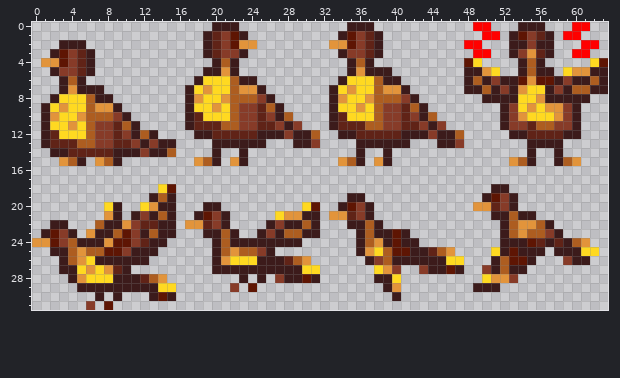
Pixel-art sprite: assets/grouse.png. Above is the file before it was changed.
The file is 64x32 pixels.
Once edited:
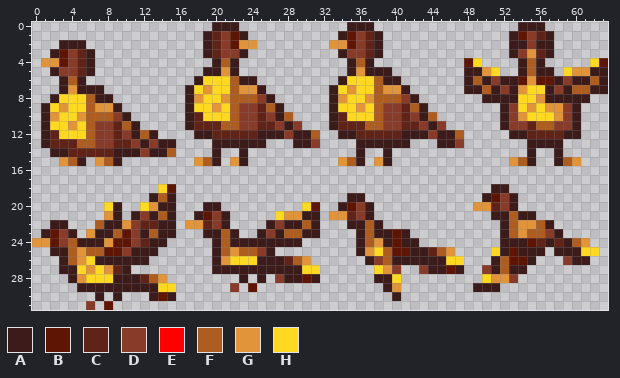
Palette (. is transparent): A #3c1b1b  B #5e1503  C #602317  D #873b28  E #ff0000  F #ad5d20  G #e2943b  H #ffd921
What changed:
@@ x 46..63 @@
- 0 ...EE...AAA...EE..
- 1 ....EE.ABDCA.EE...
- 2 ..EE...AADAA...EE.
- 3 ...EE..ADGCA..EE..
+ 0 ........AAA.......
+ 1 .......ABDCA......
+ 2 .......AADAA......
+ 3 .......ADGCA......
  4 ..BH....AFA.....HB
Pixel boxes of the changes (left, top, right, bottom) in both pictures:
erased: (464, 22, 500, 58)
erased: (563, 22, 599, 58)
